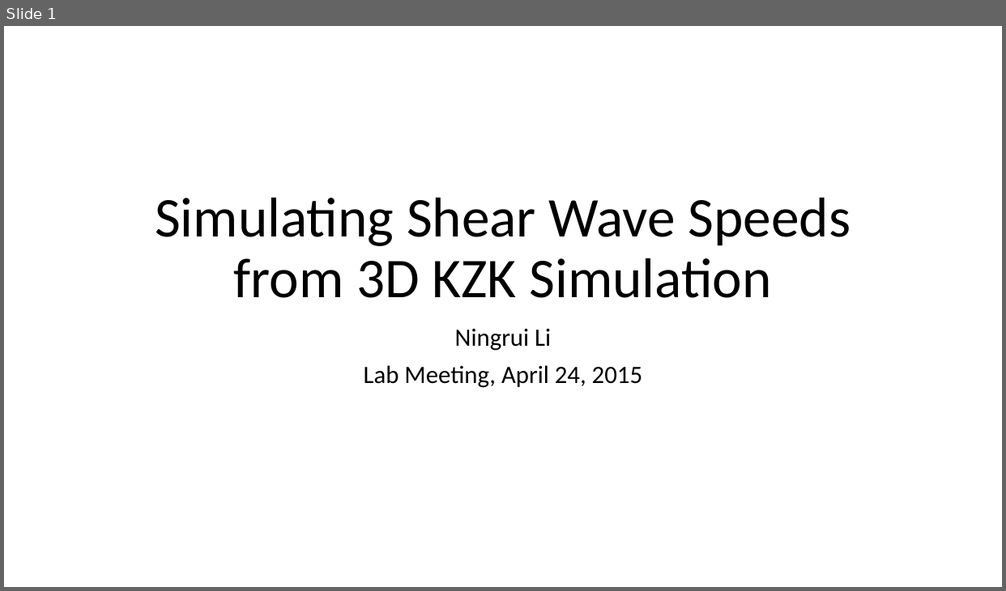
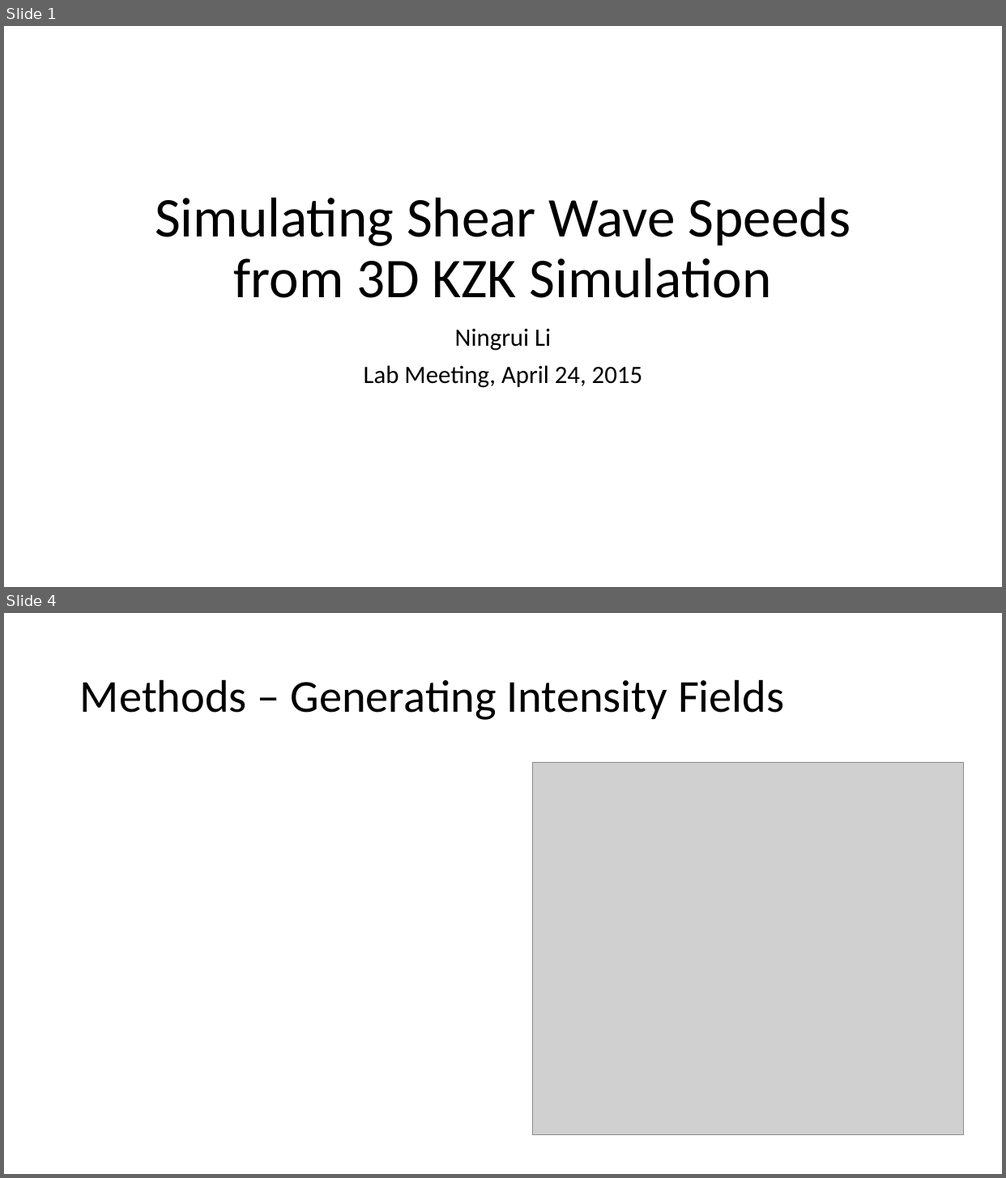
Before and after one commit to ningrui-li/nonlinear_acoustic, a slide deck: presentations/lab_meeting/lab_meeting_2015.04.24_kzk_sws.pptx. Shown one above the other, each under a label of ours: slide 1 before the commit, slides 1 and 4 after it; the slides between them are not shown. The pictures are 1006x591 and 1006x1178 pixels, drawn with LibreOffice and Linux fonts; fonts in the diff are those of the drawing; grey boxes stand for pictures. Boxes give left, top, right and bottom in pixels: in the first picture for what was removed or moved away, otherwise in the second. Text is boxed around its words. In the diff, an @@ line names an element or a change of style, - is before the commit and + after.

Commit message:
added intensity field generation and field ii validation slides to 2015.4.23 lab meeting presentation

```diff
--- a/presentations/lab_meeting/lab_meeting_2015.04.24_kzk_sws.pptx
+++ b/presentations/lab_meeting/lab_meeting_2015.04.24_kzk_sws.pptx
@@ slide 4 added at box(4, 613, 1002, 1174), background #FFFFFF @@
@@ title added at box(80, 679, 785, 720), 44 pt, text #000000 @@
+Methods – Generating Intensity Fields
@@ picture added at box(533, 763, 963, 1135) @@
```
Also in this commit, not shown: 1 slide changed, 4 other slides added.
